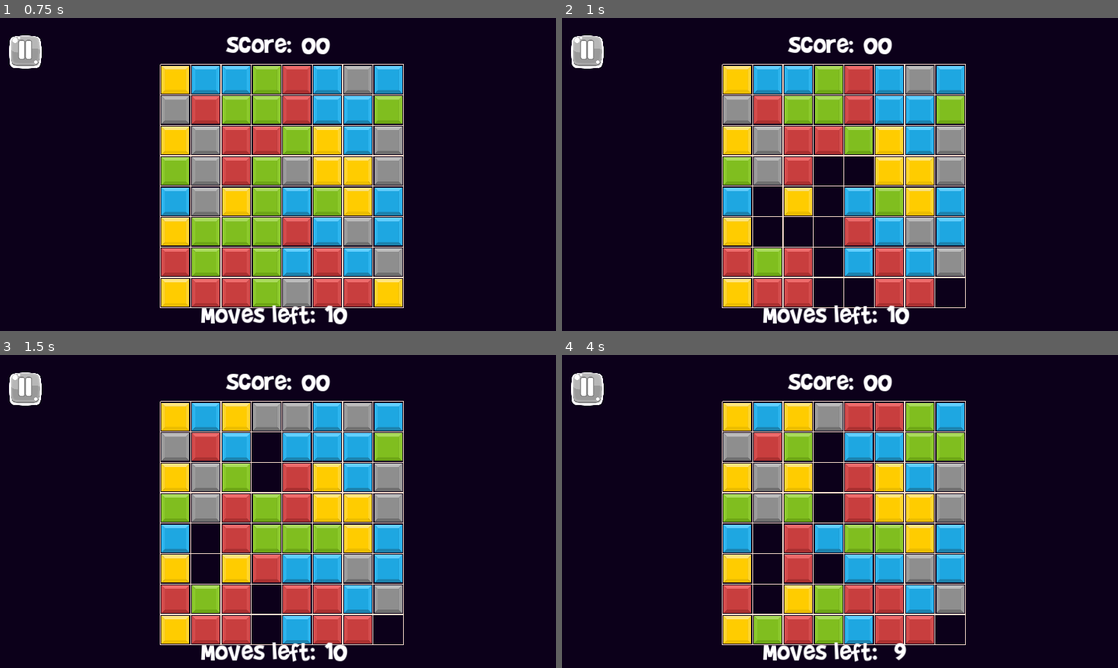
Above: before the commit, frames 1-4 (two rows, left to right).
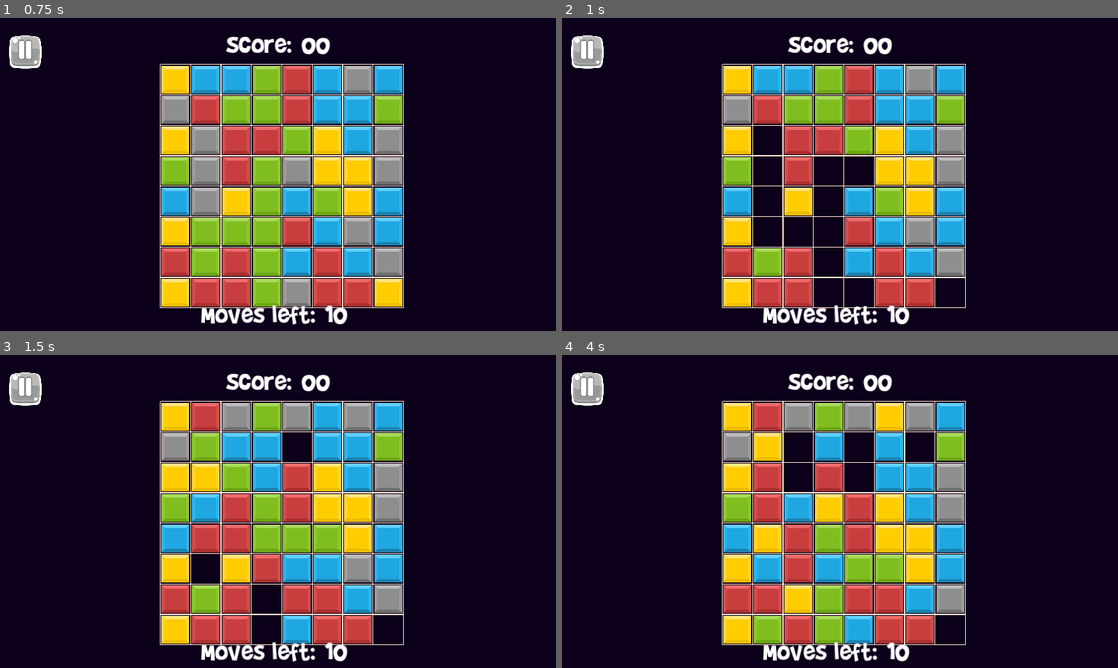
Above: after the commit, the same moments.

Repository: bonsaipropaganda/match-3-with-a-twist
Game: Godot game, scene res://Content/main.tscn
The game is run twice, just before and just after one commit, with the same random seed, the same clock (stepped at 60 frames per second) and the same inputs. The engine's default icon, where the game draws it, is replaced by a stand-in: a white triangle on a blue panel in a dark square.
Inputs (mouse positions are in pixels of both pictures, inside the frame that each line leads up to):
- Up to frame 1 (0.75 s): click (111, 205) at 0.5 s
- Up to frame 2 (1 s): no input
- Up to frame 3 (1.5 s): move the mouse to (177, 417) at 1.27 s; press the mouse at (177, 417) at 1.28 s
- Up to frame 4 (4 s): move the mouse to (767, 417) at 2.02 s; release the mouse at (767, 417) at 2.03 s; click (767, 417) at 2.1 s; move the mouse to (795, 477) at 2.77 s; press the mouse at (795, 477) at 2.78 s; tap Enter at 3.5 s; move the mouse to (828, 599) at 3.52 s; release the mouse at (828, 599) at 3.53 s; click (828, 599) at 3.6 s

Frame 1 is identical in both runs. In frame 2, 0.9% of the frame differs, in the area x 34-40%, y 34-54%; in frame 3, 4.4%; in frame 4, 14%, in the area x 34-67%, y 15-98%.

Commit message:
Grey tiles break on match
changed this stat so that there wouldn't be a bunch of grey blocks that spawn at the top. still need to add another color and fix the bug where tiles don't break if there's an empty space next to it

Diff:
--- a/Content/Tile/tile.gd
+++ b/Content/Tile/tile.gd
@@ -31,7 +31,7 @@
 	[TileStats.CAN_SWAP,TileStats.CAN_FALL,TileStats.BREAK_ON_MATCH],
 	[TileStats.CAN_SWAP,TileStats.CAN_FALL,TileStats.BREAK_ON_MATCH],
 	[TileStats.CAN_SWAP,TileStats.CAN_FALL,TileStats.BREAK_ON_MATCH],
-	[TileStats.CAN_SWAP,TileStats.BREAK_ON_ADJACENT_MATCH],
+	[TileStats.CAN_SWAP,TileStats.BREAK_ON_ADJACENT_MATCH,TileStats.BREAK_ON_MATCH],
 	#[TileStats.CAN_SWAP,TileStats.BREAK_ON_PRESSURE],
 	]
 
